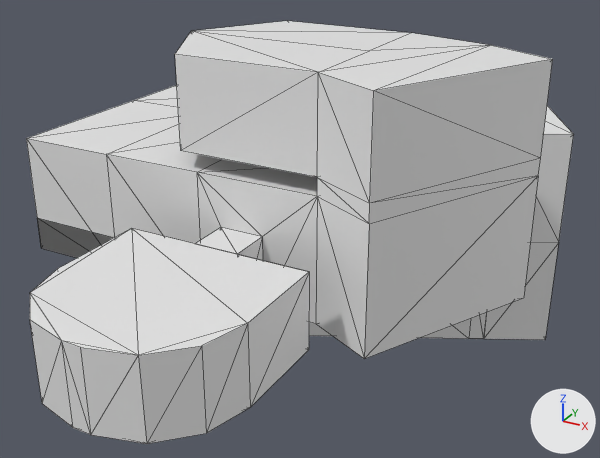
Renders of the glTF model gmtk2024/assets/blender/interior-design.glb from each side of a commit.
Camera for both pictures: a 50 mm camera at (24.2, -44.9, 21.5) aimed at (0.5, -1.9, 0.1). The axes (+X, +Y, +Z) are drawn at lower right. The lights are the same throughout. Mesh edges are drawn as thin lines. Vertices at the same position are counted once.

The scene before the commit, as lines of its bpy script (objects in view):
```python
me_cube = bpy.data.meshes.new('Cube')
me_cube.from_pydata(...)  # 146 vertices, 288 faces; spans x -12.0..15.6, y -24.5..24.9, z -7.0..13.0
me_cube.materials.append(mat_material)  # white #e7e7e7
ob_interior = bpy.data.objects.new('Interior', me_cube)
ob_interior.location = (0.0, 0.0, 0.0)
```
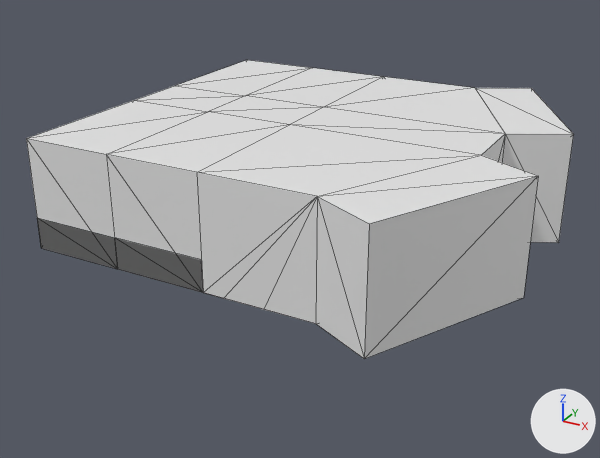
The change in detail:
me_cube is used by ob_interior; location (0.0, 0.0, 0.0).
me_cube had 146 vertices, 288 faces and spanned x -12.0..15.6, y -24.5..24.9, z -7.0..13.0.
me_cube now has 54 vertices, 104 faces and spans x -12.0..15.6, y -13.8..13.8, z 0.0..7.0.
Part 1, on me_cube:
92 vertices are removed from x -4.3..15.6, y -24.5..24.9, z -7.0..13.0.
194 faces are deleted.
10 new faces join them.

Changed parts and their boxes (x1, y1, x2, y2) in the pictures (600 x 458 px):
'Interior', reshaped (29% shorter): before (26, 21, 574, 444); after (26, 60, 574, 359)
part 1 of me_cube, cut back: before (30, 21, 559, 444); after (197, 155, 537, 309)
